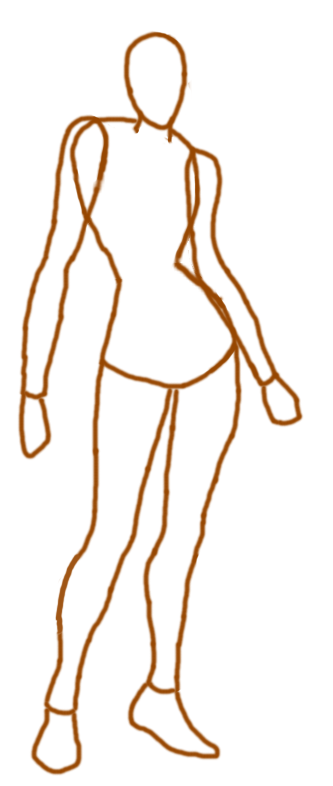
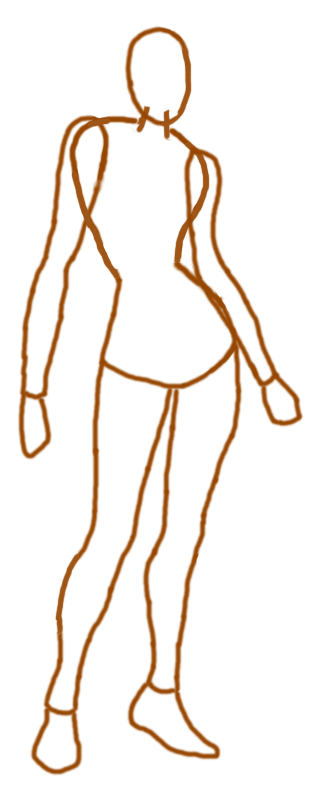
Two versions of the same layered image (w=333, h=786). Layer-by-layer changes:
painted on "head" over [122, 25, 192, 132]
added layer "torso copy" above "torso" over [68, 115, 210, 282]
painted on "torso" over [71, 115, 210, 280]
painted on "neck" over [131, 105, 176, 145]
